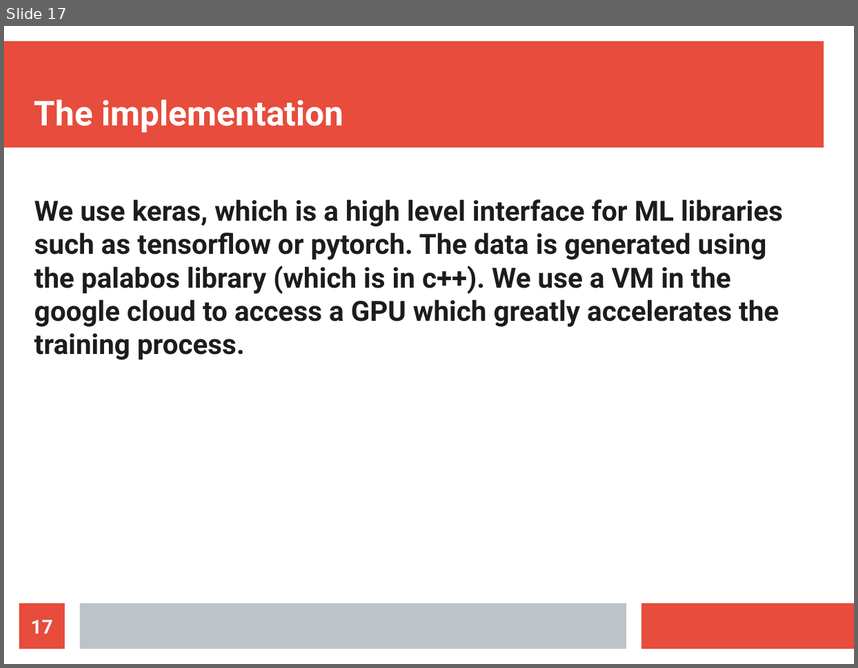
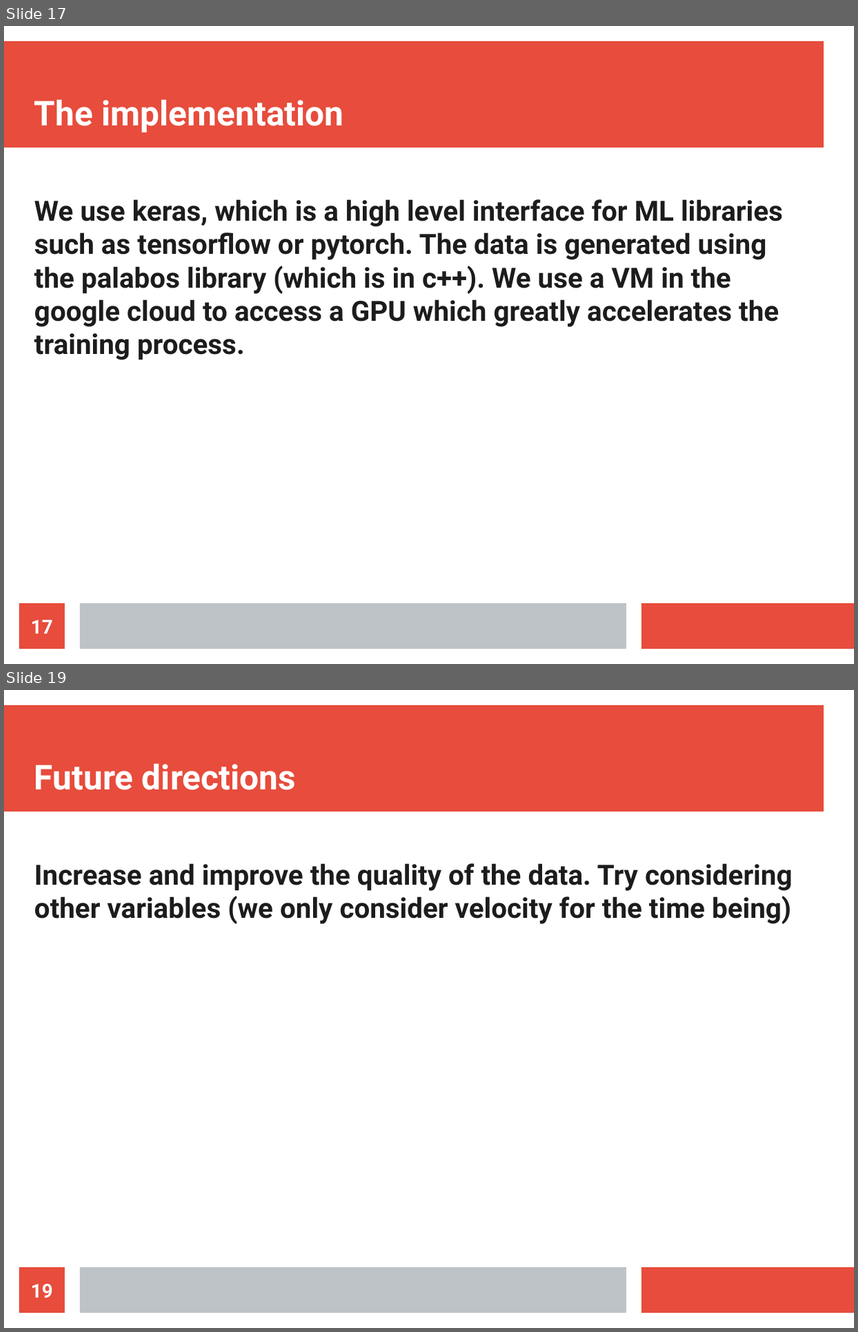
Before and after one commit to dalexanderch/CFD, a slide deck: presentation.odp. Shown one above the other, each under a label of ours: slide 17 before the commit, slides 17 and 19 after it; the slides between them are not shown. The pictures are 858x668 and 858x1332 pixels, drawn with LibreOffice and Linux fonts; fonts in the diff are those of the drawing. Boxes give left, top, right and bottom in pixels: in the first picture for what was removed or moved away, otherwise in the second. Text is boxed around its words. In the diff, an @@ line names an element or a change of style, - is before the commit and + after.

```diff
--- a/presentation.odp
+++ b/presentation.odp
@@ slide 19 added at box(4, 690, 854, 1328), background #FFFFFF; not listed: 3 template elements that a slide beside it also shows @@
@@ title added at box(34, 763, 296, 790), 32 pt, text #FFFFFF, bold @@
+Future directions
@@ text added at box(34, 863, 793, 924), 26 pt, text #1C1C1C, bold @@
+Increase and improve the quality of the data. Try considering other variables (we only consider velocity for the time being)
@@ page number added at box(19, 1267, 65, 1312), fill #E74C3C, 18 pt, text #FFFFFF, bold @@
+19
```
Also in this commit, not shown: 1 other slide added, 1 slide removed, 7 other files.
